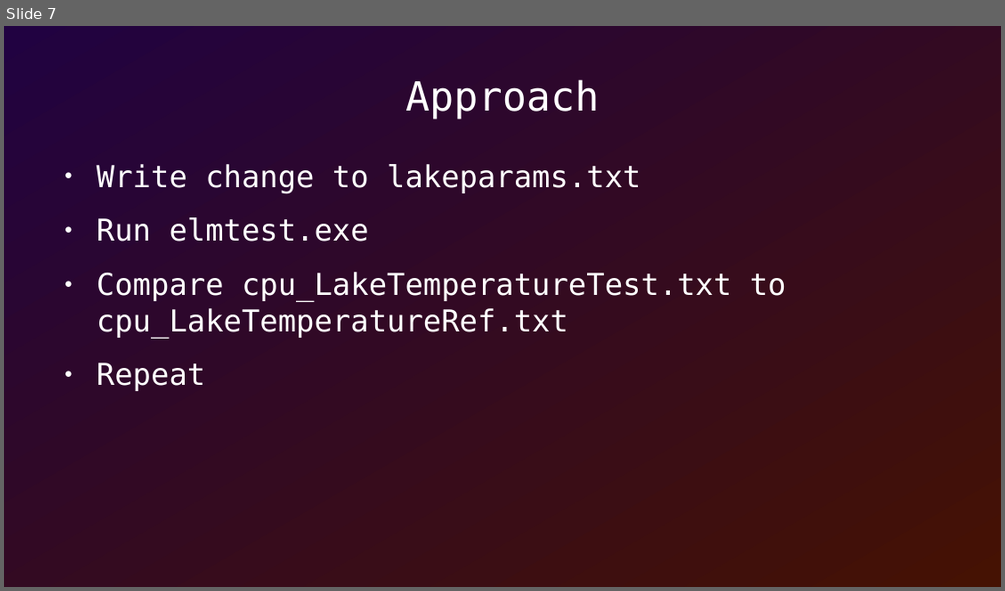
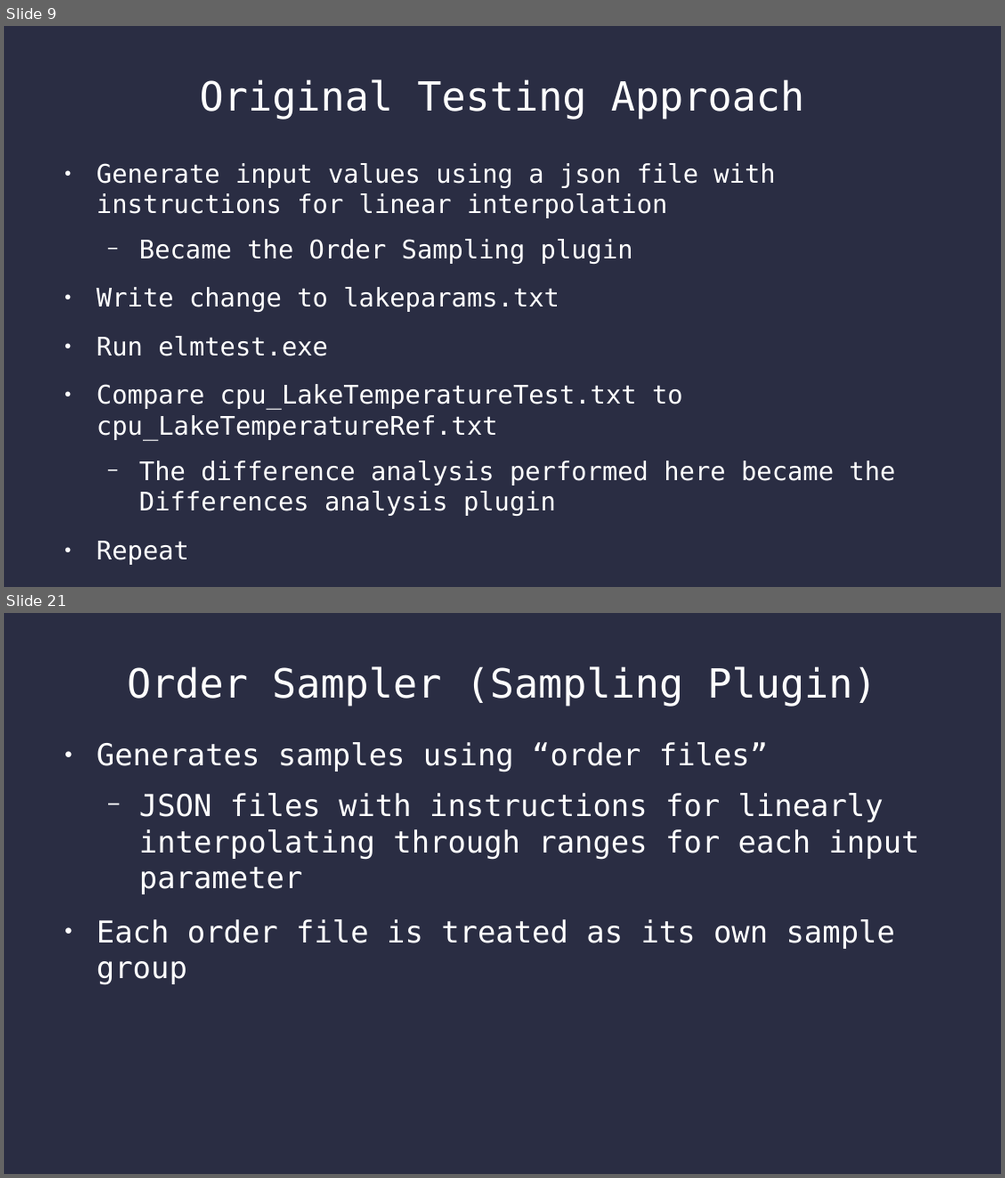
Before and after one commit to SamAllen06/lake_temp_work, a slide deck: documentation/lake_temperature.odp. Shown one above the other, each under a label of ours: slide 7 before the commit, slides 9 and 21 after it; the slides between them are not shown. The pictures are 1005x591 and 1005x1178 pixels, drawn with LibreOffice and Linux fonts; fonts in the diff are those of the drawing. Boxes give left, top, right and bottom in pixels: in the first picture for what was removed or moved away, otherwise in the second. Text is boxed around its words. In the diff, an @@ line names an element or a change of style, - is before the commit and + after.

```diff
--- a/documentation/lake_temperature.odp
+++ b/documentation/lake_temperature.odp
@@ slide 21 added at (4, 613, 1001, 1174), background #2A2D43 @@
@@ title added at (127, 666, 876, 706), 32 pt, text #FFFFFF @@
+Order Sampler (Sampling Plugin)
@@ text added at (97, 742, 920, 985), 24 pt, text #FFFFFF @@
+● Generates samples using “order files”
+  − JSON files with instructions for linearly interpolating through ranges for each input parameter
+● Each order file is treated as its own sample group
@@ what was slide 7 is now slide 9 @@
@@ slide 9 changed as well @@
@@ background gradient #210241 to #451203 to #2A2D43 @@
@@ title at (200, 79, 804, 119): text changed @@
-Approach
+Original Testing Approach
@@ text at (97, 163, 775, 264): paragraphs added @@
+● Generate input values using a json file with instructions for linear interpolation
+  − Became the Order Sampling plugin
@@ text at (97, 287, 683, 440): size 24 to 20.4 pt in "Write change to lakeparams.txt", "Run elmtest.exe", "Compare cpu_LakeTemperatureTest.txt to cpu_LakeTemperatureRe ...", "Repeat" @@
@@ text at (139, 460, 895, 484): paragraph added @@
+  − The difference analysis performed here became the Differences analysis plugin
```
Also in this commit, not shown: 11 other slides changed, 11 other slides added, 6 slides removed, 1 other file.
